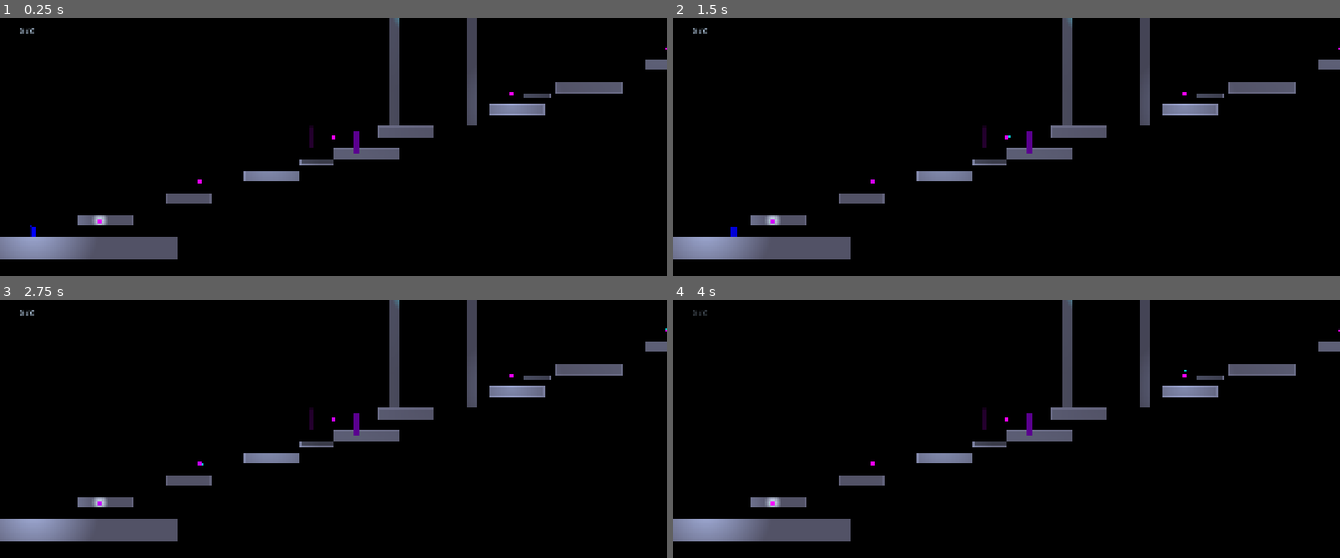
Above: before the commit, frames 1-4 (two rows, left to right).
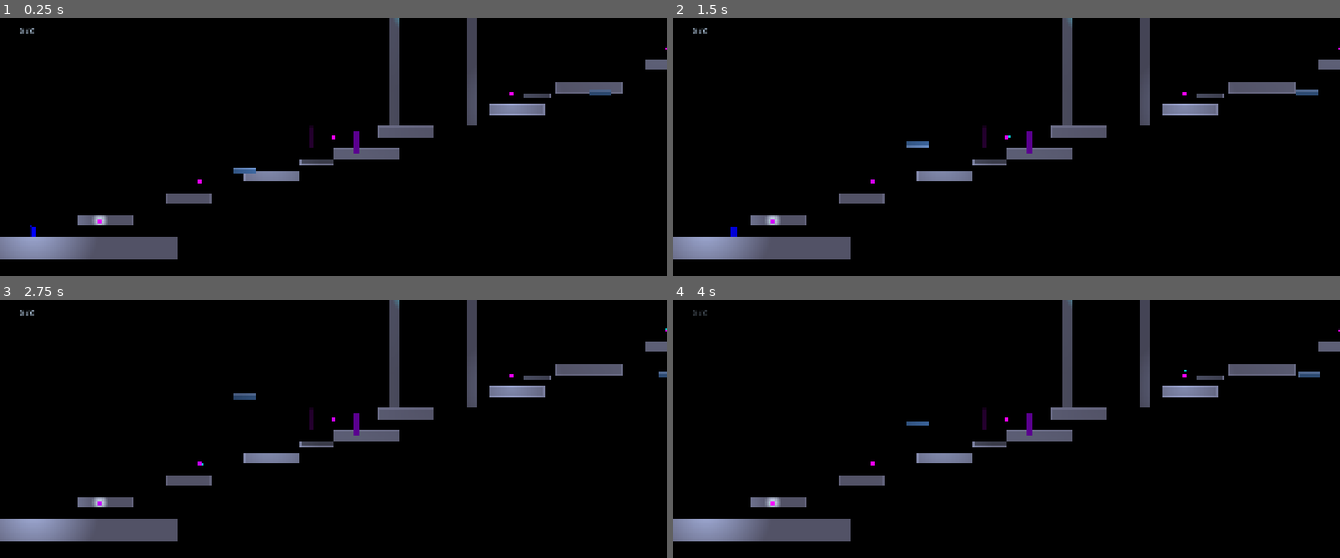
Above: after the commit, the same moments.

Repository: MasuRii/echoes-of-the-void
Game: Godot game, scene res://scenes/levels/level_03_mirrors_edge.tscn
The game is run twice, just before and just after one commit, with the same random seed, the same clock (stepped at 60 frames per second) and the same inputs. This scene is started directly instead of the project's main scene. Sound files missing from this copy of the repository are replaced by a short silence.
Inputs (mouse positions are in pixels of both pictures, inside the frame that each line leads up to):
- Up to frame 1 (0.25 s): no input
- Up to frame 2 (1.5 s): tap Enter (ui_accept) at 0.5 s; move the mouse to (1153, 185) at 0.52 s; hold D (move_right) 0.53-1.28 s; tap Space (jump) at 0.77 s; move the mouse to (873, 224) at 1.27 s; hold A (move_left) from 1.28 s (still down)
- Up to frame 3 (2.75 s): tap Space (jump) at 1.52 s; move the mouse to (400, 405) at 2.02 s; release A (move_left) at 2.03 s; hold D (move_right) from 2.03 s (still down)
- Up to frame 4 (4 s): tap Enter (ui_accept) at 2.75 s; move the mouse to (outside the picture) at 2.77 s; tap Space (jump) at 3.02, 3.77 s; move the mouse to (1206, 542) at 3.52 s; release D (move_right) at 3.53 s; hold A (move_left) from 3.53 s (still down)

The runs differ from the first frame. In frame 1, 0.1% of the frame differs, in the area x 35-92%, y 27-61%; in frame 2, 0.2%, in the area x 35-97%, y 27-51%; in frame 3, 0.1%; in frame 4, 0.1%.
Error in both runs: Trying to assign value of type 'Control' to a variable of type 'ColorRect'. (res://scenes/levels/level_base.gd:265)

Commit message:
Verify and fix moving platform mechanics (Phase 13.2)
- Added ColorRect placeholder visual to moving_platform.tscn with border styling
- Added programmatic visual fallback in _setup_visual() if no texture exists
- Implemented reset_position() method for level restart/respawn handling
- Added _reconvert_path_to_absolute() for proper path recalculation on reset
- Integrated platform reset with level_base.gd via _on_player_died()
- Added reset_level_elements() method for full level element resets
- Added _reset_moving_platforms(), _reset_phase_platforms(), _reset_crumbling_platforms()
- Verified sync_to_physics=true for proper AnimatableBody2D player carrying
- Marked Phase 13.2 (Moving Platform Fixes) as complete in plan.md

Diff:
--- a/scenes/levels/level_base.gd
+++ b/scenes/levels/level_base.gd
@@ -405,8 +405,27 @@
 
 
 func _on_player_died() -> void:
-	"""Handle player death. Override for custom behavior."""
-	pass
+	"""Handle player death. Reset dynamic platforms for fair respawn."""
+	_reset_moving_platforms()
+
+
+## Resets all moving platforms to their initial positions.
+func _reset_moving_platforms() -> void:
+	"""Reset moving platforms to start positions for player respawn."""
+	# Check platforms container
+	if platforms == null:
+		return
+
+	for platform in platforms.get_children():
+		if platform.is_in_group("moving_platforms"):
+			if platform.has_method("reset_position"):
+				platform.reset_position()
+
+	# Also check for any moving platforms that might be elsewhere in the tree
+	var all_moving := get_tree().get_nodes_in_group("moving_platforms")
+	for platform in all_moving:
+		if platform.has_method("reset_position"):
+			platform.reset_position()
 
 
 func _on_level_exit_body_entered(body: Node2D) -> void:
@@ -492,3 +511,38 @@
 	camera_limit_top = top
 	camera_limit_bottom = bottom
 	_configure_camera()
+
+
+## Resets all dynamic elements in the level (for level restart).
+func reset_level_elements() -> void:
+	"""Reset all dynamic elements to their initial state."""
+	# Reset moving platforms
+	_reset_moving_platforms()
+
+	# Reset phase platforms if they have reset methods
+	_reset_phase_platforms()
+
+	# Reset crumbling platforms if they have reset methods
+	_reset_crumbling_platforms()
+
+
+## Resets all phase platforms to their initial state.
+func _reset_phase_platforms() -> void:
+	"""Reset phase platforms to their initial state."""
+	if platforms == null:
+		return
+
+	for platform in platforms.get_children():
+		if platform.is_in_group("phase_platforms") and platform.has_method("reset"):
+			platform.reset()
+
+
+## Resets all crumbling platforms to their initial state.
+func _reset_crumbling_platforms() -> void:
+	"""Reset crumbling platforms to their initial state."""
+	if platforms == null:
+		return
+
+	for platform in platforms.get_children():
+		if platform.is_in_group("crumbling_platforms") and platform.has_method("reset"):
+			platform.reset()
--- a/scenes/platforms/moving_platform.gd
+++ b/scenes/platforms/moving_platform.gd
@@ -57,6 +57,7 @@
 	_setup_collision_layers()
 	_setup_one_way()
 	_setup_timer()
+	_setup_visual()
 
 	# Enable sync_to_physics for smooth player riding
 	sync_to_physics = true
@@ -100,6 +101,44 @@
 	wait_timer.one_shot = true
 	wait_timer.wait_time = wait_time
 	wait_timer.timeout.connect(_on_wait_timer_timeout)
+
+
+## Sets up placeholder visual if no texture/visual exists.
+func _setup_visual() -> void:
+	# Check if we already have a Visual ColorRect
+	var visual: ColorRect = get_node_or_null("Visual")
+	if visual != null:
+		return  # Visual already exists
+
+	# Check if Sprite2D has a texture
+	if sprite and sprite.texture != null:
+		return  # Sprite has a valid texture
+
+	# Create programmatic placeholder visual
+	var platform_color := Color(0.5, 0.75, 0.9, 1.0)  # Light blue
+	var border_color := Color(0.7, 0.9, 1.0, 1.0)  # Brighter border
+	var inner_color := Color(0.4, 0.65, 0.8, 1.0)  # Darker inner
+
+	# Get collision shape size for visual sizing
+	var shape_size := Vector2(64, 16)  # Default
+	if collision_shape and collision_shape.shape is RectangleShape2D:
+		shape_size = collision_shape.shape.size
+
+	# Create main visual container
+	visual = ColorRect.new()
+	visual.name = "Visual"
+	visual.position = -shape_size / 2.0
+	visual.size = shape_size
+	visual.color = border_color
+	add_child(visual)
+
+	# Create inner visual for depth effect
+	var inner := ColorRect.new()
+	inner.name = "Inner"
+	inner.position = Vector2(2, 2)
+	inner.size = shape_size - Vector2(4, 4)
+	inner.color = inner_color
+	visual.add_child(inner)
 
 
 ## Converts relative path points to absolute world positions.
@@ -223,3 +262,45 @@
 	if index >= 0 and index < path_points.size():
 		_current_waypoint_index = index
 		global_position = path_points[index]
+
+
+## Resets the platform to its initial state (for level restarts).
+func reset_position() -> void:
+	# Stop waiting if applicable
+	_is_waiting = false
+	wait_timer.stop()
+
+	# Reset waypoint tracking
+	_current_waypoint_index = 0
+	_moving_forward = true
+
+	# Teleport back to starting position
+	global_position = _start_position
+
+	# Re-convert path points since they were made absolute
+	# We need to recalculate based on the stored start position
+	_reconvert_path_to_absolute()
+
+	# Reactivate if it was auto-start
+	if auto_start and not start_paused:
+		_is_active = true
+
+
+## Reconverts path points back to absolute positions from start position.
+## Used after reset when we need to restore the original path.
+func _reconvert_path_to_absolute() -> void:
+	# First convert back to relative (subtract old start position which is current absolute)
+	# Since path_points are already absolute from the first conversion,
+	# we need to calculate relative offsets from the first waypoint
+	if path_points.is_empty():
+		return
+
+	var first_point: Vector2 = path_points[0]
+	var relative_offsets: Array[Vector2] = []
+
+	for point in path_points:
+		relative_offsets.append(point - first_point)
+
+	# Now apply to the start position
+	for i in range(relative_offsets.size()):
+		path_points[i] = _start_position + relative_offsets[i]
--- a/scenes/platforms/moving_platform.tscn
+++ b/scenes/platforms/moving_platform.tscn
@@ -20,5 +20,35 @@
 [node name="CollisionShape2D" type="CollisionShape2D" parent="."]
 shape = SubResource("RectangleShape2D_collision")
 
+[node name="Visual" type="ColorRect" parent="."]
+offset_left = -32.0
+offset_top = -8.0
+offset_right = 32.0
+offset_bottom = 8.0
+color = Color(0.5, 0.75, 0.9, 1)
+metadata/_edit_use_anchors_ = true
+
+[node name="Border" type="ColorRect" parent="Visual"]
+layout_mode = 1
+anchors_preset = 15
+anchor_right = 1.0
+anchor_bottom = 1.0
+grow_horizontal = 2
+grow_vertical = 2
+color = Color(0.7, 0.9, 1, 1)
+
+[node name="Inner" type="ColorRect" parent="Visual"]
+layout_mode = 1
+anchors_preset = 15
+anchor_right = 1.0
+anchor_bottom = 1.0
+offset_left = 2.0
+offset_top = 2.0
+offset_right = -2.0
+offset_bottom = -2.0
+grow_horizontal = 2
+grow_vertical = 2
+color = Color(0.4, 0.65, 0.8, 1)
+
 [node name="WaitTimer" type="Timer" parent="."]
 one_shot = true
Not shown, changed: plan.md
